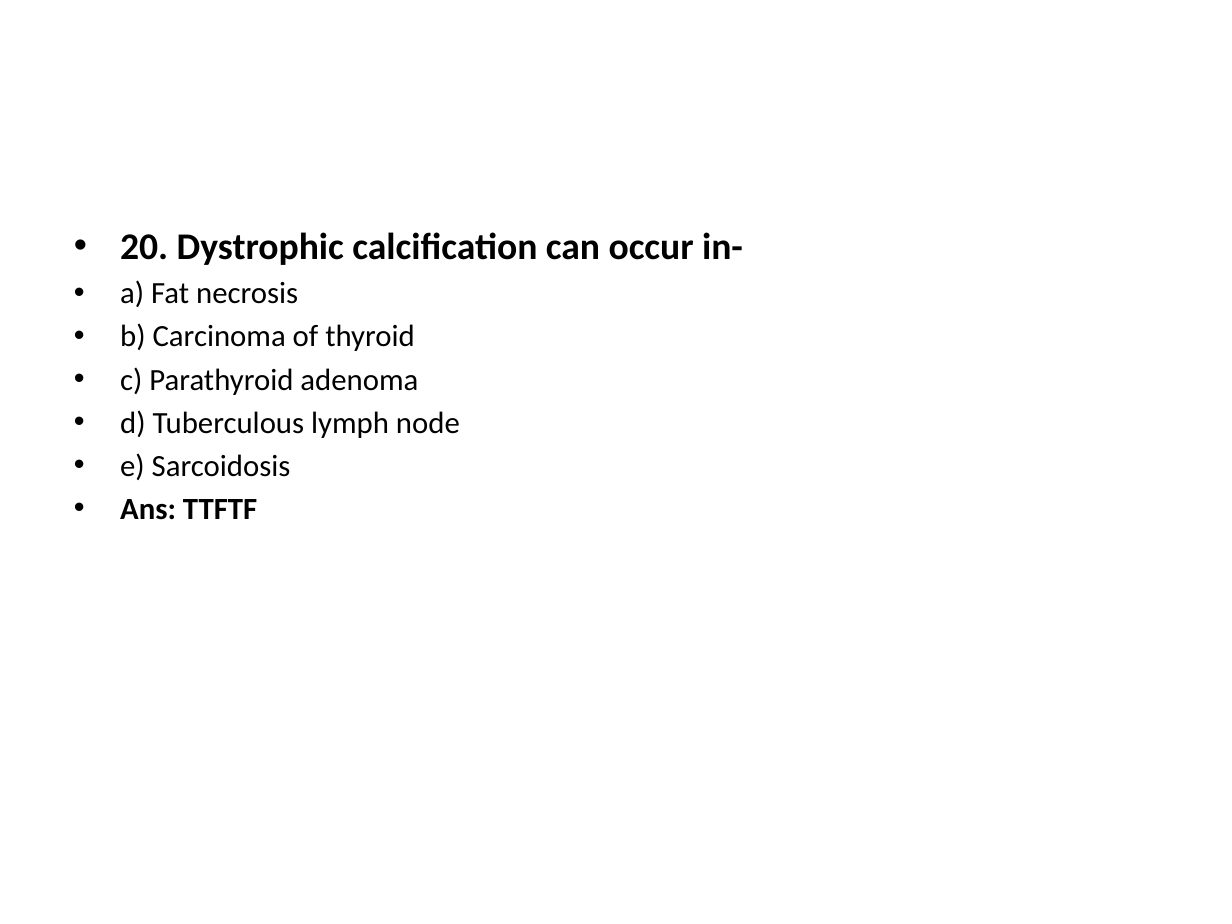
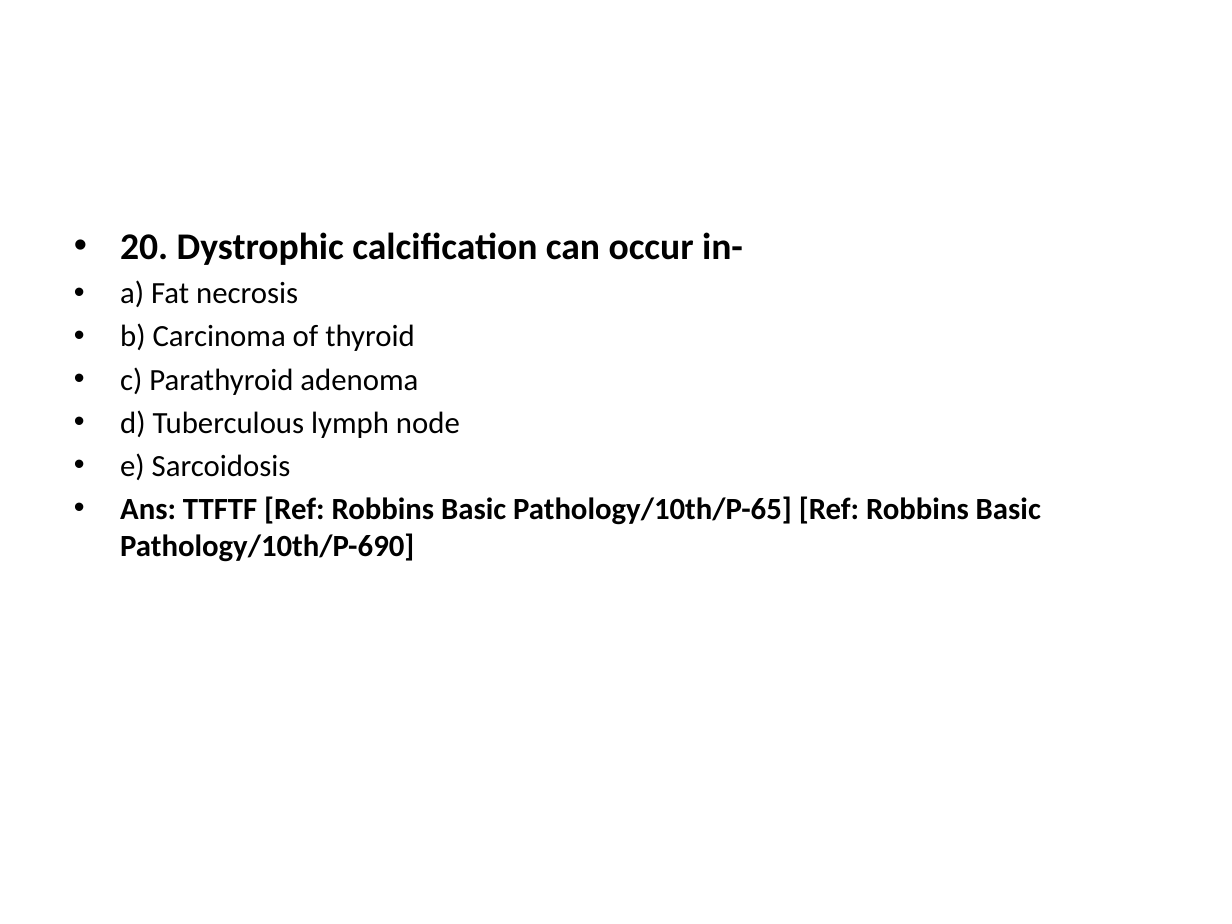
Before and after one commit to jahirulislammolla/exam_power_point, a slide deck: slide 39 of Cell_Injury___Adaptation__Inflammation___Healing___Hemodynamic_Exam__Gynae_July_25__C.pptx. Drawn at 1232x924 pixels with LibreOffice and Linux fonts; fonts in the diff are those of the drawing. Boxes give left, top, right and bottom in pixels: in the first picture for what was removed or moved away, otherwise in the second. Text is boxed around its words. In the diff, an @@ line names an element or a change of style, - is before the commit and + after.

```diff
--- a/Cell_Injury___Adaptation__Inflammation___Healing___Hemodynamic_Exam__Gynae_July_25__C.pptx
+++ b/Cell_Injury___Adaptation__Inflammation___Healing___Hemodynamic_Exam__Gynae_July_25__C.pptx
@@ text at (120, 496, 1041, 562): text changed @@
-• Ans: TTFTF
+• Ans: TTFTF [Ref: Robbins Basic Pathology/10th/P-65] [Ref: Robbins Basic Pathology/10th/P-690]
```
Also in this commit, not shown: 90 other slides changed, 11 other files.
